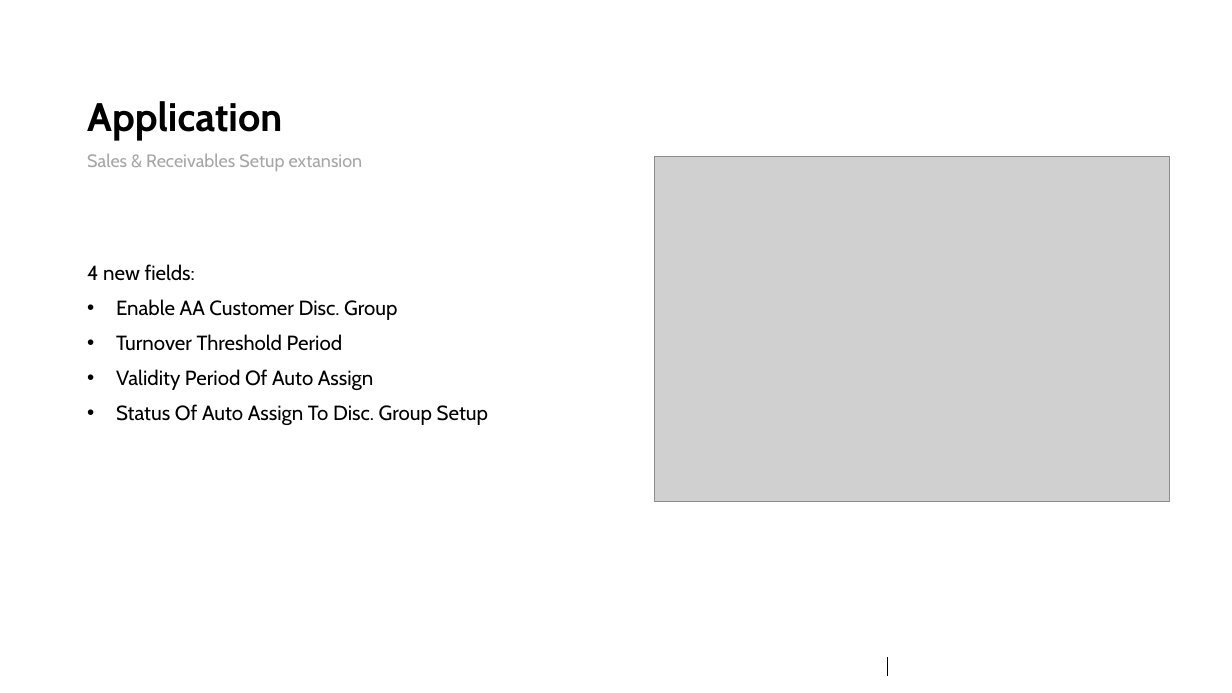
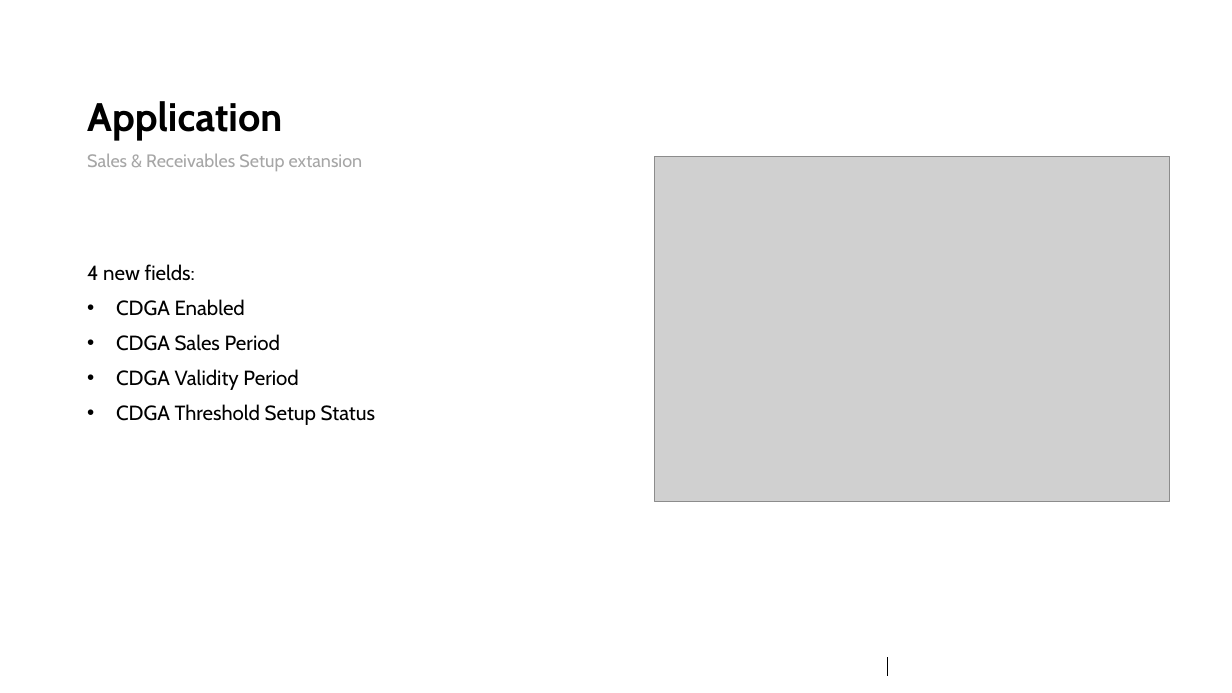
Before and after one commit to matwys/Automation-of-sales-discounts---BC-extension, a slide deck: slide 6 of Presentation.pptx. Drawn at 1232x693 pixels with LibreOffice and Linux fonts; fonts in the diff are those of the drawing; grey boxes stand for pictures; background and template pictures are left out. Boxes give left, top, right and bottom in pixels: in the first picture for what was removed or moved away, otherwise in the second. Text is boxed around its words. In the diff, an @@ line names an element or a change of style, - is before the commit and + after.

```diff
--- a/Presentation.pptx
+++ b/Presentation.pptx
@@ text at [116,299,375,425]: text changed @@
-• Enable AA Customer Disc. Group
-• Turnover Threshold Period
-• Validity Period Of Auto Assign
-• Status Of Auto Assign To Disc. Group Setup
+• CDGA Enabled
+• CDGA Sales Period
+• CDGA Validity Period
+• CDGA Threshold Setup Status
```
Also in this commit, not shown: 3 other slides changed, 14 other files.
